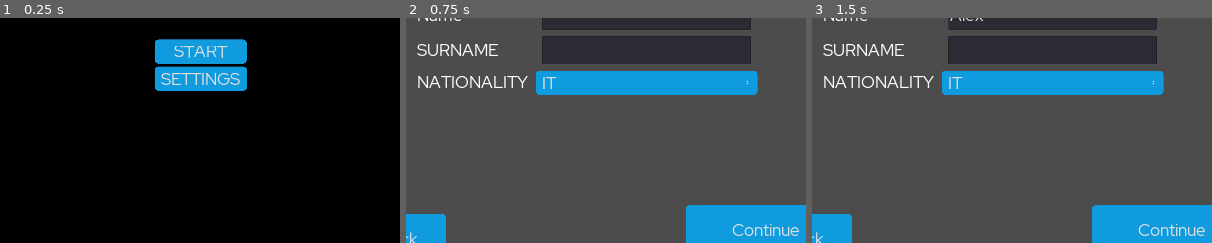
Above: before the commit, frames 1-3 (left to right).
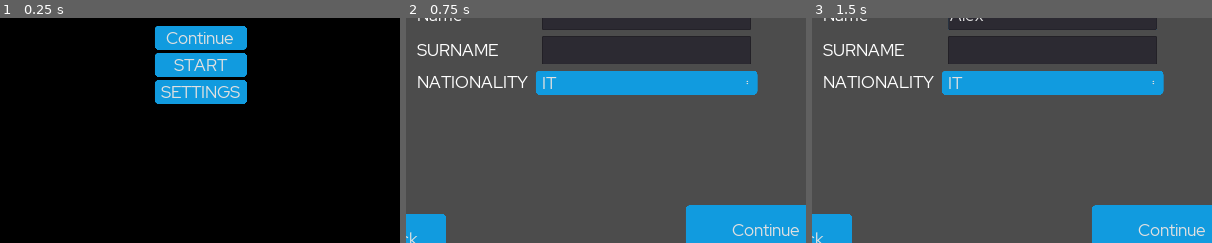
Above: after the commit, the same moments.

Repository: dulvui/futsal-manager
Game: Godot game, scene res://src/screens/splash/SplashScreen.tscn
Two runs of this game, one before a commit and one after it. Both use one fixed random seed, a clock stepped at 60 frames per second and the inputs below.
Inputs (mouse positions are % of the whole screen's width and height, from its top left):
- Up to frame 1 (0.25 s): no input
- Up to frame 2 (0.75 s): click "START" at 0.5 s
- Up to frame 3 (1.5 s): click (55, 39) at 1.27 s; type "Alex" at 1.35 s
The pictures show only the part of the screen within x 25-75%, y 40-90%; the shares and areas given below are measured in that part.

The runs differ from the first frame. In frame 1, 4.9% of the frame differs, in the area x 38-62%, y 3-39%; in frame 2, nothing differs; in frame 3, nothing differs.

Commit message:
email notification count indicator

Diff:
--- a/game/src/screens/dashboard/Dashboard.gd
+++ b/game/src/screens/dashboard/Dashboard.gd
@@ -12,10 +12,8 @@
 	$Date.text = CalendarUtil.get_date()
 
 
-
-func _on_Team_pressed():
-	$PlayerPopUp.popup_centered()
-
+func _process(delta):
+	$Buttons/Email/Panel/MailCounter.text = str(EmailUtil.count_unread_messages())
 
 func _on_Menu_pressed():
 	get_tree().change_scene("res://src/screens/menu/Menu.tscn")
--- a/game/src/screens/dashboard/Dashboard.tscn
+++ b/game/src/screens/dashboard/Dashboard.tscn
@@ -7,6 +7,9 @@
 [ext_resource path="res://src/ui-components/formation/Formation.tscn" type="PackedScene" id=5]
 [ext_resource path="res://src/ui-components/email/Email.tscn" type="PackedScene" id=6]
 [ext_resource path="res://src/ui-components/table/Table.tscn" type="PackedScene" id=7]
+
+[sub_resource type="StyleBoxFlat" id=1]
+bg_color = Color( 0.905882, 0.121569, 0.121569, 1 )
 
 [node name="Dashboard" type="Control"]
 anchor_right = 1.0
@@ -42,10 +45,10 @@
 }
 
 [node name="Calendar" parent="." instance=ExtResource( 3 )]
-margin_left = 616.0
-margin_top = 176.0
-margin_right = -136.0
-margin_bottom = -240.0
+margin_left = 656.0
+margin_top = 232.0
+margin_right = -168.0
+margin_bottom = -256.0
 
 [node name="Buttons" type="VBoxContainer" parent="."]
 margin_left = 45.3572
@@ -56,45 +59,58 @@
 "_edit_use_anchors_": false
 }
 
-[node name="Team" type="Button" parent="Buttons"]
+[node name="Formation" type="Button" parent="Buttons"]
 margin_right = 464.0
 margin_bottom = 56.0
-text = "TEAM"
+text = "FORMATION"
 
-[node name="Formation" type="Button" parent="Buttons"]
+[node name="Training" type="Button" parent="Buttons"]
 margin_top = 64.0
 margin_right = 464.0
 margin_bottom = 120.0
-text = "FORMATION"
+text = "TRAINING"
 
-[node name="Training" type="Button" parent="Buttons"]
+[node name="Table" type="Button" parent="Buttons"]
 margin_top = 128.0
 margin_right = 464.0
 margin_bottom = 184.0
-text = "TRAINING"
+text = "TABLE"
 
-[node name="Table" type="Button" parent="Buttons"]
+[node name="Email" type="Button" parent="Buttons"]
 margin_top = 192.0
 margin_right = 464.0
 margin_bottom = 248.0
-text = "TABLE"
+text = "EMAIL"
 
-[node name="Email" type="Button" parent="Buttons"]
+[node name="Panel" type="Panel" parent="Buttons/Email"]
+margin_left = 358.943
+margin_top = 1.77841
+margin_right = 414.943
+margin_bottom = 54.7784
+custom_styles/panel = SubResource( 1 )
+__meta__ = {
+"_edit_use_anchors_": false
+}
+
+[node name="MailCounter" type="Label" parent="Buttons/Email/Panel"]
+margin_right = 56.0
+margin_bottom = 56.0
+text = "12"
+align = 1
+__meta__ = {
+"_edit_use_anchors_": false
+}
+
+[node name="SearchPlayer" type="Button" parent="Buttons"]
 margin_top = 256.0
 margin_right = 464.0
 margin_bottom = 312.0
-text = "EMAIL"
+text = "SEARCH_PLAYER"
 
-[node name="SearchPlayer" type="Button" parent="Buttons"]
+[node name="Menu" type="Button" parent="Buttons"]
 margin_top = 320.0
 margin_right = 464.0
 margin_bottom = 376.0
-text = "SEARCH_PLAYER"
-
-[node name="Menu" type="Button" parent="Buttons"]
-margin_top = 384.0
-margin_right = 464.0
-margin_bottom = 440.0
 text = "MENU"
 
 [node name="AllPlayersPopup" type="Popup" parent="."]
@@ -108,20 +124,6 @@
 anchor_bottom = 1.0
 
 [node name="AllPlayerList" parent="AllPlayersPopup" instance=ExtResource( 4 )]
-margin_right = 0.0
-margin_bottom = 0.0
-
-[node name="PlayerPopUp" type="Popup" parent="."]
-margin_left = 221.345
-margin_top = 46.1784
-margin_right = 1621.34
-margin_bottom = 1046.18
-
-[node name="Panel" type="Panel" parent="PlayerPopUp"]
-anchor_right = 1.0
-anchor_bottom = 1.0
-
-[node name="PlayerList" parent="PlayerPopUp" instance=ExtResource( 4 )]
 margin_right = 0.0
 margin_bottom = 0.0
 
@@ -178,7 +180,6 @@
 __meta__ = {
 "_edit_use_anchors_": false
 }
-[connection signal="pressed" from="Buttons/Team" to="." method="_on_Team_pressed"]
 [connection signal="pressed" from="Buttons/Formation" to="." method="_on_Formation_pressed"]
 [connection signal="pressed" from="Buttons/Training" to="." method="_on_Training_pressed"]
 [connection signal="pressed" from="Buttons/Table" to="." method="_on_Table_pressed"]
--- a/game/src/screens/menu/Menu.gd
+++ b/game/src/screens/menu/Menu.gd
@@ -1,9 +1,9 @@
 extends Control
 
 
-func _ready():
-	if not DataSaver.season_started:
-		$CenterContainer/VBoxContainer/Continue.hide()
+#func _ready():
+#	if DataSaver.selected_team.length() > 0:
+#	$CenterContainer/VBoxContainer/Continue.hide()
 
 func _on_StartGame_pressed():
 	DataSaver.reset()
--- a/game/src/ui-components/calendar/Calendar.tscn
+++ b/game/src/ui-components/calendar/Calendar.tscn
@@ -13,10 +13,6 @@
 [node name="ScrollContainer" type="ScrollContainer" parent="."]
 anchor_right = 1.0
 anchor_bottom = 1.0
-margin_left = 296.0
-margin_top = 136.0
-margin_right = -144.0
-margin_bottom = -144.0
 __meta__ = {
 "_edit_use_anchors_": false
 }
--- a/game/src/ui-components/email/Email.gd
+++ b/game/src/ui-components/email/Email.gd
@@ -27,6 +27,7 @@
 
 
 func show_message(message):
+	message["read"] = true
 	$DetailPopUp/Title.text = message["title"]
 	$DetailPopUp/Message.text = message["message"]
 	$DetailPopUp.popup_centered()
--- a/game/src/utils/data-saver/DataSaver.gd
+++ b/game/src/utils/data-saver/DataSaver.gd
@@ -1,18 +1,17 @@
 extends Node
-
 
 var config
 
+var manager
+
+var day_counter
+var day
+var month
 var year
-var month
-var day
-var day_counter
 
-var season_started
 var calendar
 
 var formation = "2-2"
-
 var selected_team
 var teams
 var table
@@ -21,7 +20,6 @@
 
 var messages
 
-var manager
 
 # Called when the node enters the scene tree for the first time.
 func _ready():
@@ -42,7 +40,6 @@
 
 	selected_team = config.get_value("selected_team", "data","")
 	teams = config.get_value("teams", "data",[])
-	season_started = config.get_value("season", "started",false)
 
 	year = config.get_value("current_date","year",2020)
 	month = config.get_value("current_date","month",1)
@@ -75,7 +72,6 @@
 
 func save_all_data():
 	config.set_value("manager","data",manager)
-	config.set_value("season","started",season_started)
 	config.set_value("selected_team","data",selected_team)
 	config.set_value("teams","data",teams)
 	config.set_value("current_date","year",CalendarUtil.year)
@@ -95,11 +91,10 @@
 	config.save("user://settings.cfg")
 
 func save_team(new_team):
-	season_started = true
+	teams = Leagues.serie_a["teams"]
 	selected_team = new_team["name"]
 
-
-	#hardcoded for now, use generator for this afterwards
+#	hardcoded for now, use generator for this afterwards
 #	team["formation"] = "2-2"
 #
 #	team["offensive_tactics"] = {
@@ -135,6 +130,7 @@
 	for team in teams:
 		if team["name"] == transfer["player"]["team"]:
 			team["players"]["subs"].erase(transfer["player"])
+			team["players"]["active"].erase(transfer["player"])
 
 	#add player to team
 	for team in teams:
--- a/game/src/utils/email-util/EmailUtil.gd
+++ b/game/src/utils/email-util/EmailUtil.gd
@@ -12,6 +12,13 @@
 		message["days"] -= 1
 		if message["days"] < 1:
 			messages.erase(message)
+
+func count_unread_messages():
+	var counter = 0
+	for message in messages:
+		if not message["read"]:
+			counter += 1
+	return counter
 
 func message(new_message):
 	print("new mail")
Not shown: 1 places in game/src/screens/dashboard/Dashboard.tscn that only renumber resources
